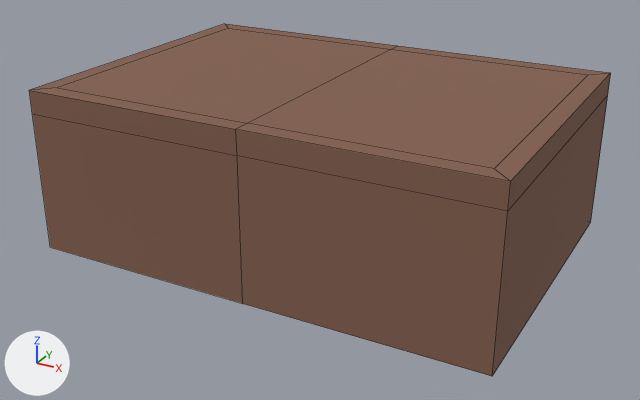
The Blender file Assets/Prefabs/Models/Blendfiles/walls_variety.blend, before and after one commit.
Before and after are seen from a camera (50 mm lens) standing at (1.043, -1.945, 1.07) and looking at (0.0, -0.048, 0.122). Every picture has the same lights, and +X, +Y and +Z are marked at lower left. The first picture is the older version. Mesh edges are drawn as thin lines. The same objects are shown in both versions, whatever each file hides.

Objects in the first picture: 'Lid.L', 'Lid.R', 'Trap_Box'.
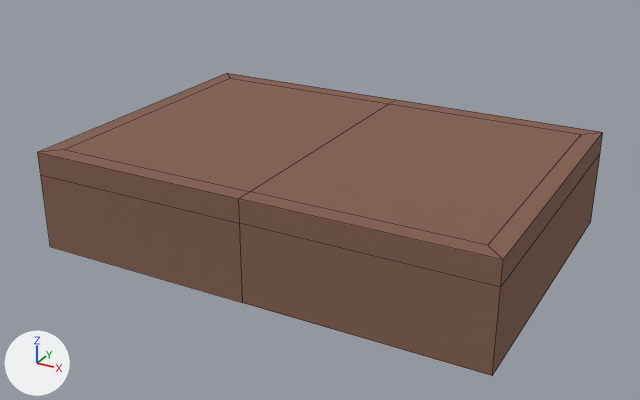
Commit message: add fully implemented box logic

What differs and where, as boxes [x1, y1, x2, y2] in the pictures (640 x 400 px; the box of a moved part takes in the faces that stretch with it):
'Trap_Box', reshaped (14% shorter): before [29, 24, 611, 376]; after [38, 73, 603, 376]
'Lid.R', moved: before [249, 49, 588, 168]; after [250, 104, 581, 245]
'Lid.L', moved: before [58, 28, 391, 123]; after [66, 79, 388, 191]
part 1 of me_cube_011, moved or reshaped: before [29, 24, 611, 211]; after [38, 73, 603, 287]

Diff of the bpy script that builds the scene:
```diff
--- a/Assets/Prefabs/Models/Blendfiles/walls_variety.blend.py
+++ b/Assets/Prefabs/Models/Blendfiles/walls_variety.blend.py
@@ me_cube_011 @@
 # used by ob_trap_box; location = (0.0, 0.0, 0.0)
-me_cube_011.from_pydata(...)  # 36 vertices, 34 faces; spans x -0.615..0.615, y -0.428..0.428, z -0.001..0.435
+me_cube_011.from_pydata(...)  # 36 vertices, 34 faces; spans x -0.615..0.615, y -0.428..0.428, z 0.001..0.27
+# me_cube_011 part 1: all 24 vertices in x -0.615..0.615, y -0.428..0.428, z 0.374..0.435 are moved by (0.0, 0.0, -0.165)
+# other edits to the shape of me_cube_011 do not show in these pictures
 me_cube_011.materials.append(mat_trap_box)
@@ ob_lid_l @@
 ob_lid_l.parent = ob_trap_box
-ob_lid_l.location = (-0.591, 0.0, 0.405)
+ob_lid_l.location = (-0.591, 0.0, 0.24)
@@ ob_lid_r @@
 ob_lid_r.parent = ob_trap_box
-ob_lid_r.location = (0.591, 0.0, 0.405)
+ob_lid_r.location = (0.591, 0.0, 0.24)
```
